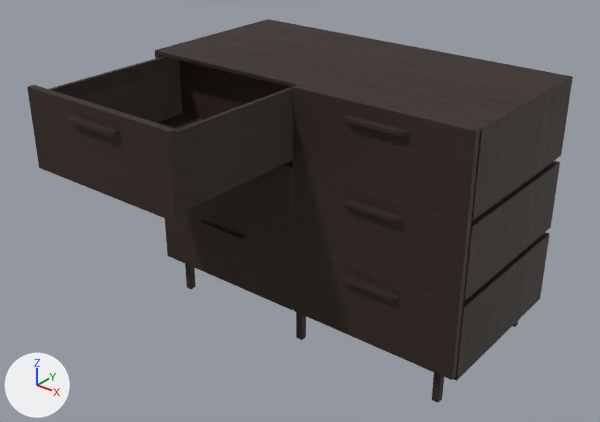
The glTF model modeliai/baldai/spintele.glb as it was, and as the next commit left it.
The view is the same before and after, from a camera (50 mm lens) standing at (1.227, -1.756, 1.35) and looking at (-0.008, -0.212, 0.393). The axes (+X, +Y, +Z) are drawn at lower left. The lights are the same throughout. The first picture is the older version. Both versions are drawn at frame 100 of the action 'stalcius1Action'; the numbers are the values there.

The older version as bpy lines, for what is in view:
```python
me_cube_010 = bpy.data.meshes.new('Cube.010')
me_cube_010.from_pydata(...)  # 2628 vertices, 5252 faces; spans x -0.49..0.003, y -0.277..0.225, z 0.536..0.748
me_cube_010.materials.append(mat_dark_wood_001)
me_cube_011 = bpy.data.meshes.new('Cube.011')
me_cube_011.from_pydata(...)  # 2628 vertices, 5252 faces; spans x -0.49..0.003, y -0.277..0.225, z 0.324..0.536
me_cube_011.materials.append(mat_dark_wood)
me_cube_013 = bpy.data.meshes.new('Cube.013')
me_cube_013.from_pydata(...)  # 2628 vertices, 5252 faces; spans x 0.008..0.497, y -0.277..0.225, z 0.324..0.536
me_cube_013.materials.append(mat_dark_wood)
ob_stalcius1 = bpy.data.objects.new('stalcius1', me_cube_010)
ob_stalcius1.location = (0.0, -0.398, 0.0)
ob_stalcius3 = bpy.data.objects.new('stalcius3', me_cube_011)
ob_stalcius3.location = (0.0, 0.0, 0.0)
ob_stalcius4 = bpy.data.objects.new('stalcius4', me_cube_013)
ob_stalcius4.location = (0.0, 0.0, 0.0)
# also in view: 'stalcius5' at (-0.244, -0.026, 0.218); 'stalcius2' at (0.253, -0.026, 0.642); 'stalcius6' at (0.253, -0.026, 0.218); 'spintele' at (0.0, 0.0, 0.374)
```
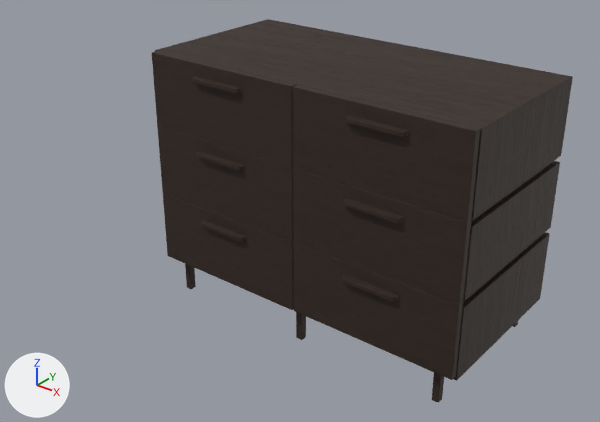
Pixel boxes [x1, y1, x2, y2] of what changed, in the pictures (600 x 422 px):
'stalcius1', moved: before [27, 56, 293, 223]; after [152, 51, 296, 167]

The change in detail:
Object 'stalcius1' (ob_stalcius1) moves from (0.0, -0.398, 0.0) to (0.0, 0.0, 0.0).
